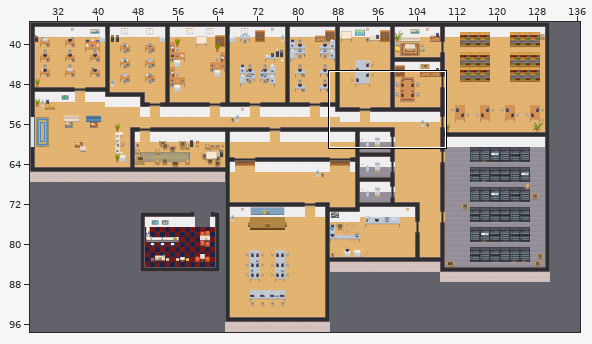
A Tiled map (JSON) gets an edit: tilesets/123.tmj. The picture above shows the old version from afar; the outline marks the close-up.
Close-up. Old version:
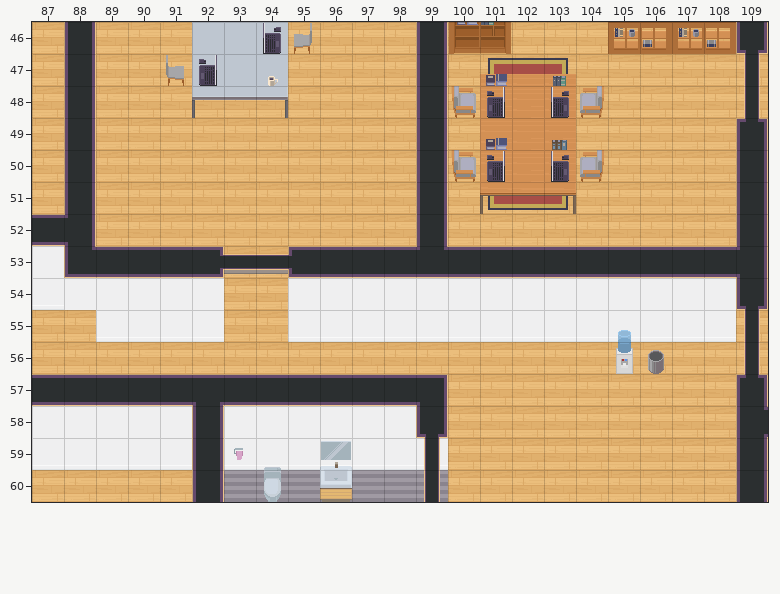
Cells are 32x32 px. Shown: x 87..109, y 46..60. The commit also changed other parts of the map, which this record leaves out.
And afterwards:
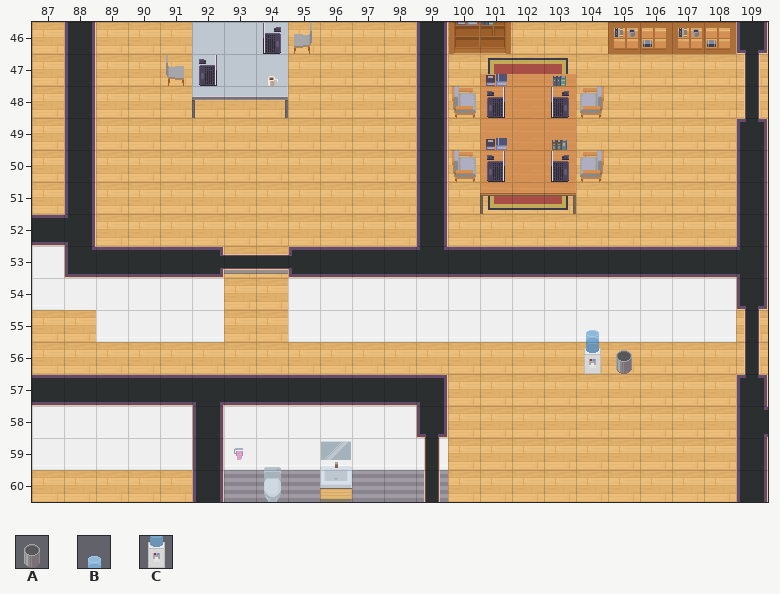
Key: from "WA_Miscellaneous": A 60; from "server_test": B 177, C 193.
_ is an empty cell.
Changes in this commit:
Layer "stuff1":
Tile A is added in row 56 at x 105.
Tile B is added in row 55 at x 104.
Tile C is added in row 56 at x 104.
Layer "top":
The author cleared tile A in row 56 at x 106.
The author cleared tile B in row 55 at x 105.
The author cleared tile C in row 56 at x 105.
Where, in picture pixels (left, top, right, bottom), the same in both close-ups:
changed: (584, 330, 664, 374)
